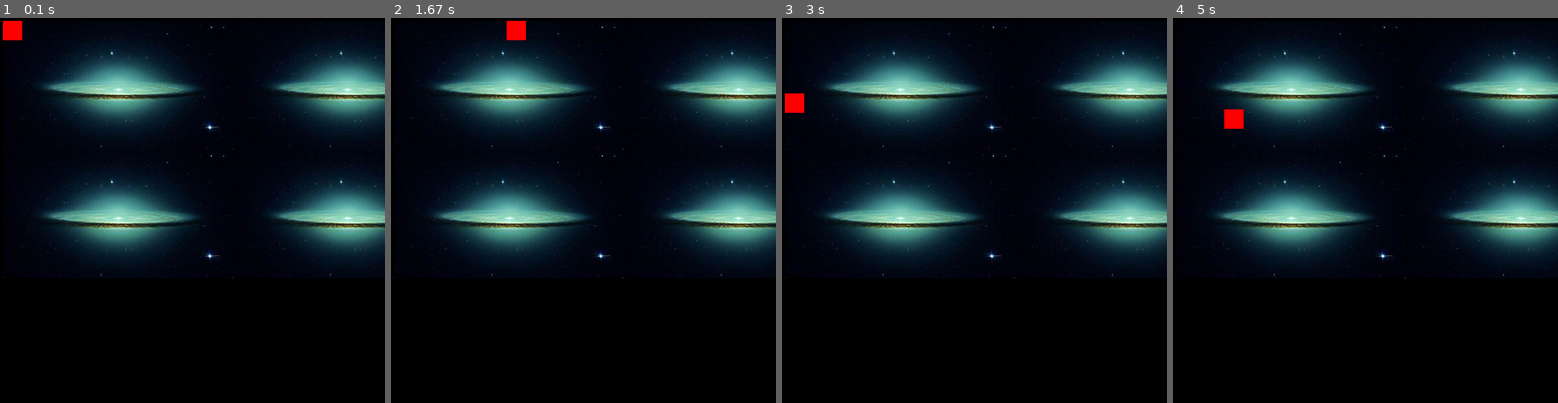
Above: before the commit, frames 1-4 (left to right).
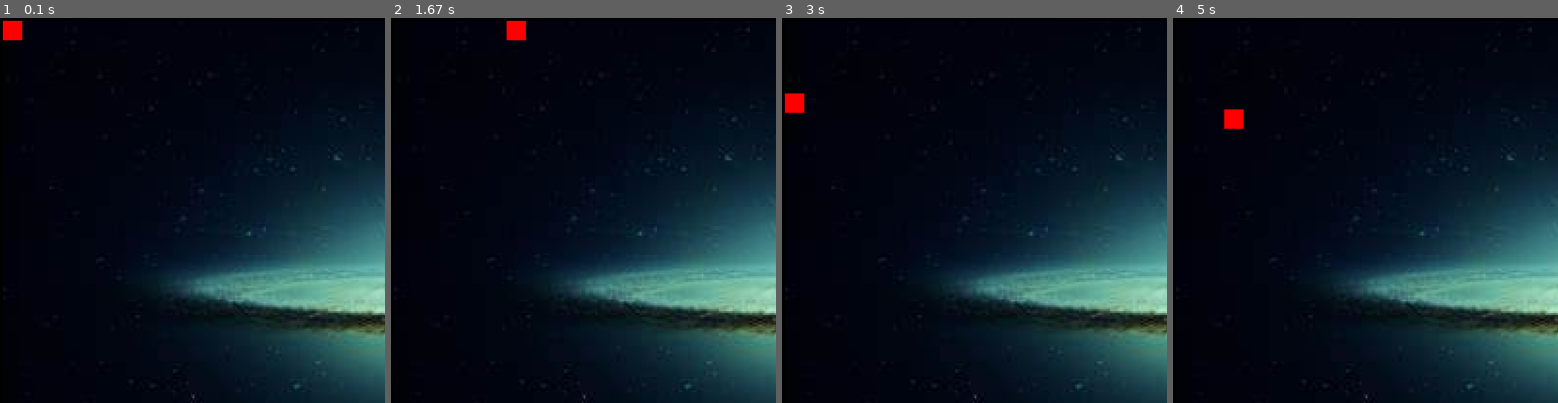
Above: after the commit, the same moments.

Repository: Eli-bec/python
Game: pygame game, started from camera_following/main.py
Two runs of this game, one before a commit and one after it. Both use one fixed random seed, a clock stepped at 60 frames per second and the inputs below.
Inputs:
- Up to frame 1 (0.1 s): no input
- Up to frame 2 (1.67 s): hold Right 0.33-0.8 s; hold Up 1.17-1.63 s
- Up to frame 3 (3 s): hold Left 1.67-2.2 s; hold Down 2.23-2.53 s
- Up to frame 4 (5 s): hold Up 3-3.37 s; hold Right 3.4-4.03 s; hold Down 4.07-4.43 s; hold Left 4.47-4.93 s; hold Right from 4.97 s (still down)

The runs differ from the first frame. In frame 1, 42% of the frame differs, in the area x 0-100%, y 1-100%; in frame 2, 42%; in frame 3, 42%; in frame 4, 42%.

Commit message:
fixed background duplication

Diff:
--- a/camera_following/main.py
+++ b/camera_following/main.py
@@ -8,6 +8,11 @@
     def render(self, surface, gameObjects):
         for gm in gameObjects:
             gm.render(surface, gm.x - self.x, gm.y - self.y)
+        # MODIFIED
+        pygame.draw.rect(window, "red", (min_x, min_y, bg_width, bg_height), 1)
+        print(self.x, self.y)
+        pygame.draw.circle(window, "blue", (self.x, self.y), 2)
+        # END MODIFIED
         pygame.display.update()
 
 class ColoredRect(GameObject):
@@ -32,13 +37,21 @@
 WIN_WIDTH, WIN_HEIGHT = 800, 800
 window = pygame.display.set_mode((WIN_WIDTH, WIN_HEIGHT))
 
-bg_image = pygame.image.load("background.jpg")
+# MODIFIED
+# the image is not sent to me, so it is replaced by a random image
+# scaled the image to 4 times its original size to cover the whole window
+# bg_image = pygame.image.load("background.jpg")
+bg_image = pygame.transform.scale_by(pygame.image.load("background.jpg"), 4)
+# END MODIFIED
 bg_width, bg_height = bg_image.get_width(), bg_image.get_height()
 bg1 = Sprite(0, 0, bg_image)
-bg2 = Sprite(bg_width, 0, bg_image)
-bg3 = Sprite(0, bg_height, bg_image)
-bg4 = Sprite(bg_width, bg_height, bg_image)
-BOUND_RIGHT, BOUND_BOTTOM = bg_width*2, bg_height*2
+# MODIFIED
+# bg2 = Sprite(bg_width, 0, bg_image)
+# bg3 = Sprite(0, bg_height, bg_image)
+# bg4 = Sprite(bg_width, bg_height, bg_image)
+# BOUND_RIGHT, BOUND_BOTTOM = bg_width*2, bg_height*2
+# END MODIFIED
+BOUND_RIGHT, BOUND_BOTTOM = bg_width, bg_height
 
 player = ColoredRect(0, 0, 40, 40, "red")
 player_max_x, player_max_y = BOUND_RIGHT - player.w, BOUND_BOTTOM - player.h
@@ -46,7 +59,10 @@
 cam = Camera(-100, -100)
 cam_max_x, cam_max_y = BOUND_RIGHT - WIN_WIDTH, BOUND_BOTTOM - WIN_WIDTH
 
-gameObjects = [bg1, bg2, bg3, bg4, player] # game objects
+# MODIFIED
+# gameObjects = [bg1, bg2, bg3, bg4, player] # game objects
+gameObjects = [bg1, player] # game objects
+# END MODIFIED
 
 running = True
 time_last = pygame.time.get_ticks()
